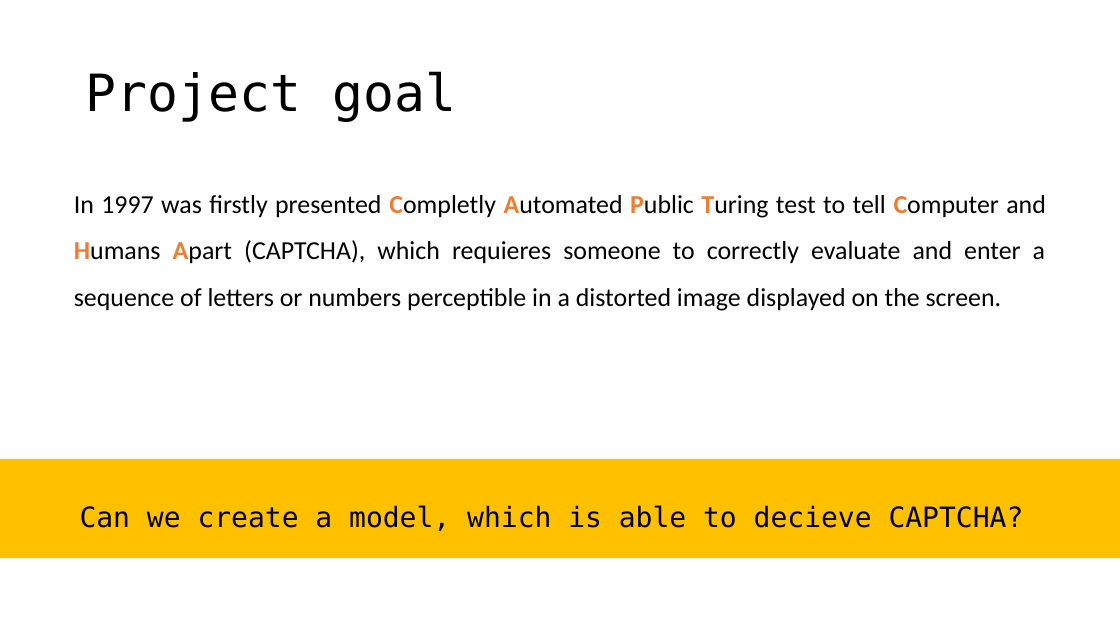
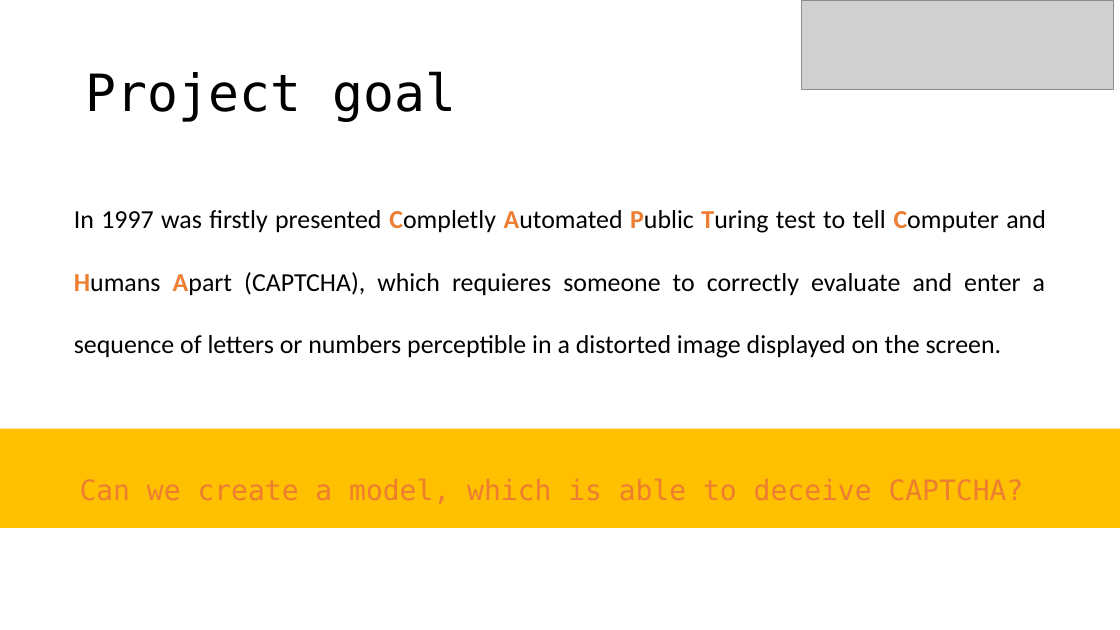
Before and after one commit to Strojove-uceni/final-projects-i_am_not_a_robot, a slide deck: slide 2 of Final_presentation_draft.pptx. Drawn at 1120x630 pixels with LibreOffice and Linux fonts; fonts in the diff are those of the drawing; grey boxes stand for pictures. Boxes give left, top, right and bottom in pixels: in the first picture for what was removed or moved away, otherwise in the second. Text is boxed around its words. In the diff, an @@ line names an element or a change of style, - is before the commit and + after.

Commit message:
draft version

```diff
--- a/Final_presentation_draft.pptx
+++ b/Final_presentation_draft.pptx
@@ picture added at (x1=802, y1=0, x2=1114, y2=90) @@
@@ text at (x1=74, y1=210, x2=1046, y2=358): line spacing 1.5 to 2 @@
@@ rectangle moved from (x1=0, y1=459, x2=1120, y2=558) to (x1=0, y1=429, x2=1120, y2=528) @@
@@ text at (x1=80, y1=479, x2=1024, y2=504): text changed; text colour #000000 to #ED7D31 @@
-Can we create a model, which is able to decieve CAPTCHA?
+Can we create a model, which is able to deceive CAPTCHA?
```
Also in this commit, not shown: 2 other slides changed, 2 slides added.
